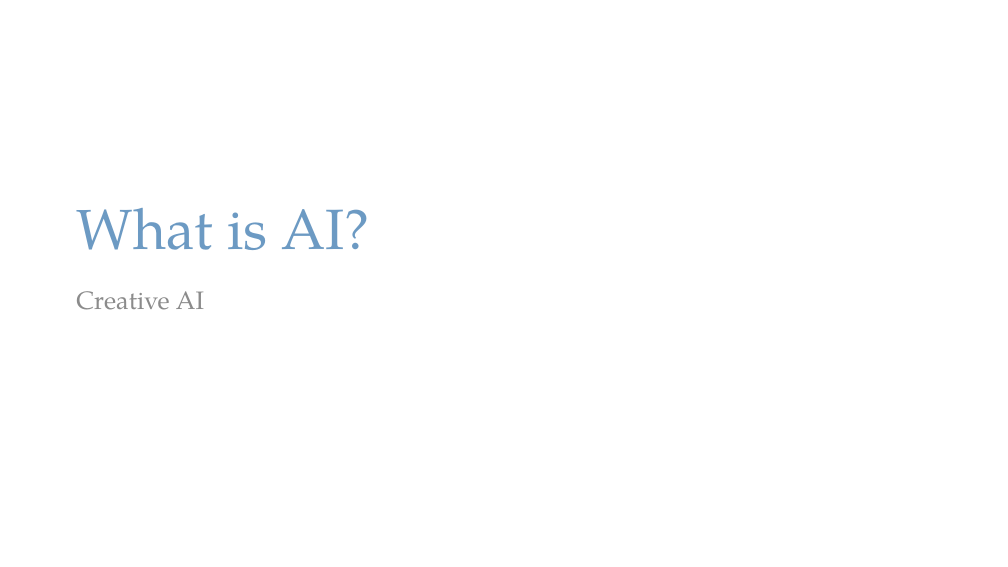
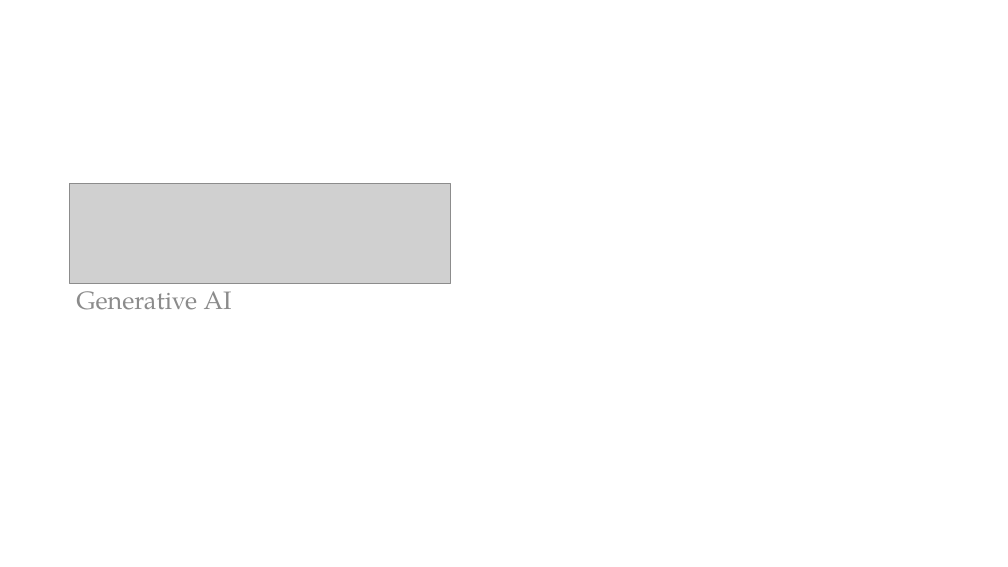
Before and after one commit to PracticumAI-Test/gan, a slide deck: slide 1 of gan_getting_started.pptx. Drawn at 1008x567 pixels with LibreOffice and Linux fonts; fonts in the diff are those of the drawing; grey boxes stand for pictures. Boxes give left, top, right and bottom in pixels: in the first picture for what was removed or moved away, otherwise in the second. Text is boxed around its words. In the diff, an @@ line names an element or a change of style, - is before the commit and + after.

Commit message:
Added Practicum logo.

```diff
--- a/gan_getting_started.pptx
+++ b/gan_getting_started.pptx
@@ picture added at [70, 184, 451, 284] @@
@@ title removed at [76, 208, 370, 250] @@
-What is AI?
@@ text at [76, 283, 232, 310]: text changed @@
-Creative AI
+Generative AI
```
